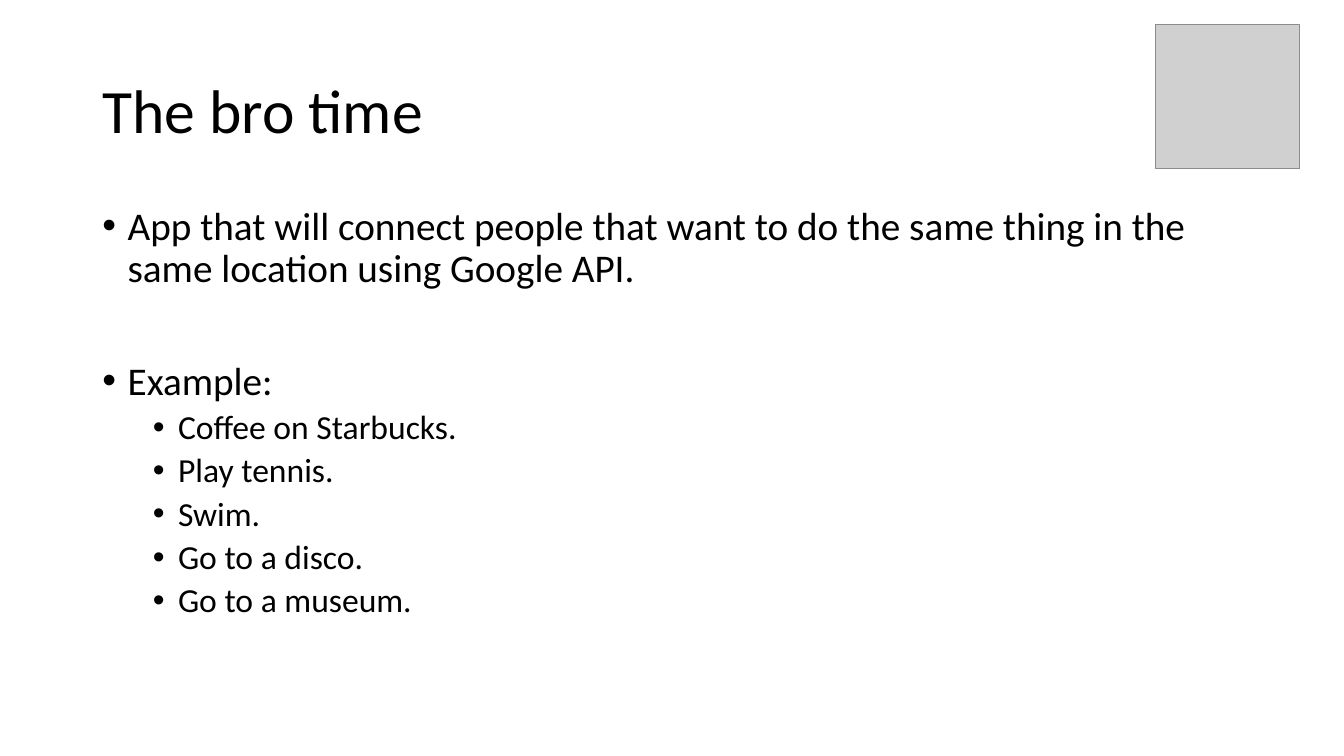
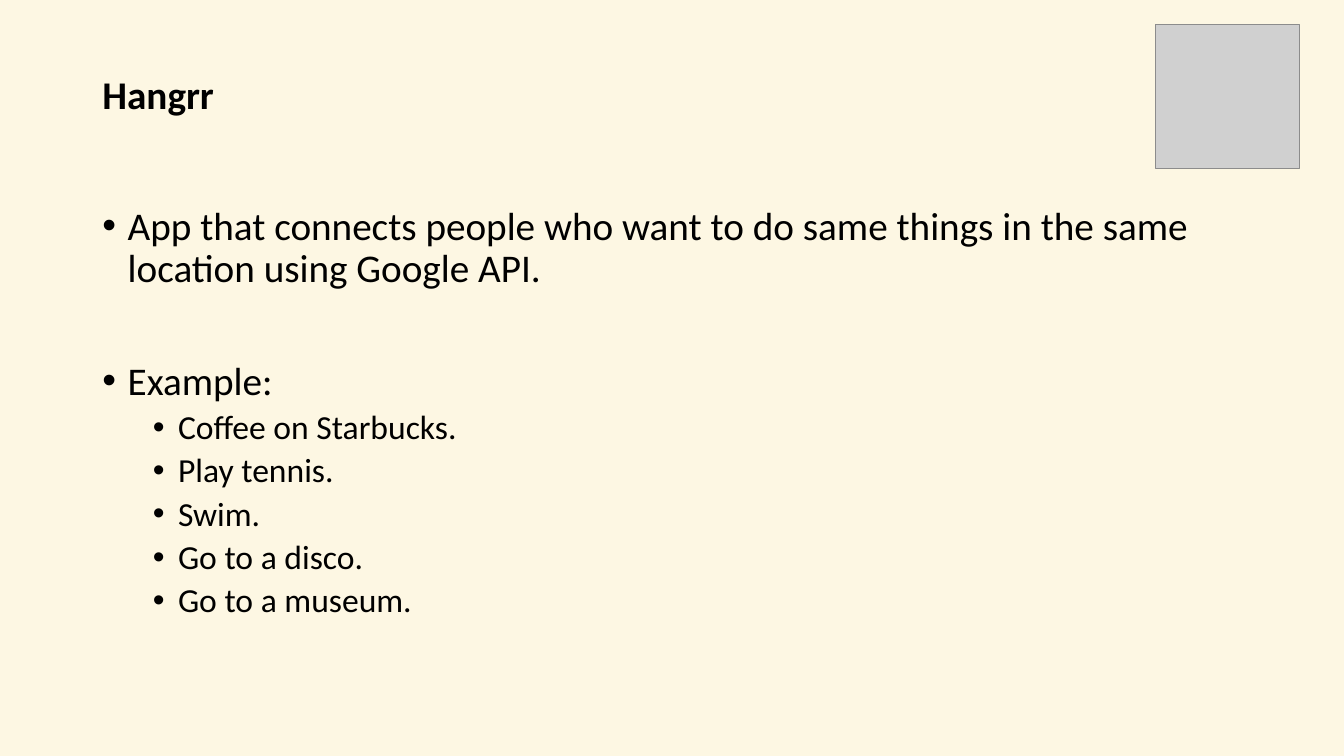
Before and after one commit to wcalil/project-2, a slide deck: slide 2 of hangrr.pptx. Drawn at 1344x756 pixels with LibreOffice and Linux fonts; fonts in the diff are those of the drawing; grey boxes stand for pictures. Boxes give left, top, right and bottom in pixels: in the first picture for what was removed or moved away, otherwise in the second. Text is boxed around its words. In the diff, an @@ line names an element or a change of style, - is before the commit and + after.

```diff
--- a/hangrr.pptx
+++ b/hangrr.pptx
@@ background #FFFFFF to #FDF7E3 @@
@@ title at [102, 83, 213, 116]: text changed; size 44 to 28 pt; bold on @@
-The bro time
+Hangrr
@@ text at [128, 212, 1188, 289]: text changed @@
-• App that will connect people that want to do the same thing in the same location using Google API.
+• App that connects people who want to do same things in the same location using Google API.
```
Also in this commit, not shown: 4 other slides changed, 1 slide added, 3 slides removed, 2 other files.
